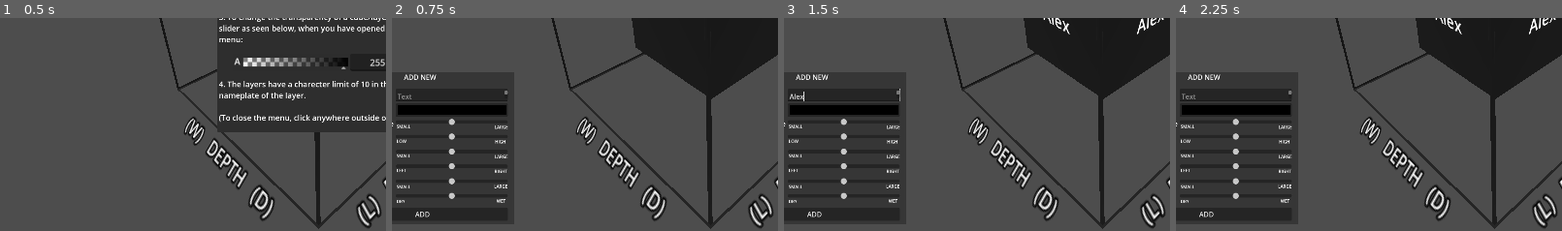
Above: before the commit, frames 1-4 (left to right).
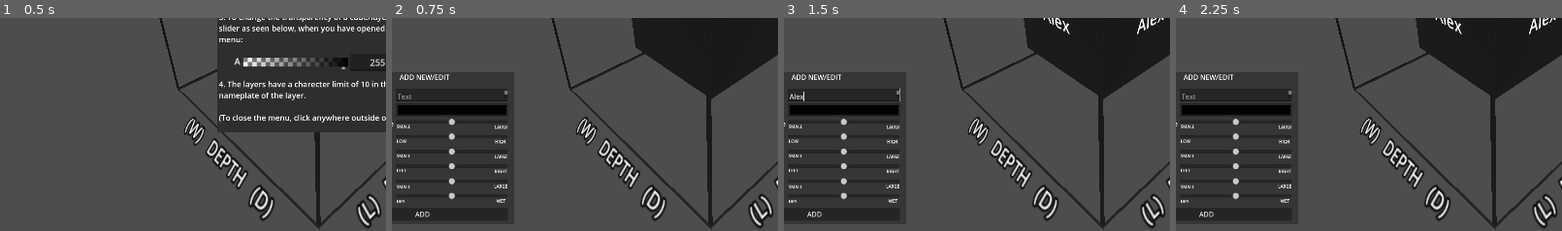
Above: after the commit, the same moments.

Repository: Maxi0272/DDU-eksamen
Game: Godot game, scene res://main.tscn
The game is run twice, just before and just after one commit, with the same random seed, the same clock (stepped at 60 frames per second) and the same inputs.
Inputs (mouse positions are % of the whole screen's width and height, from its top left):
- Up to frame 1 (0.5 s): no input
- Up to frame 2 (0.75 s): click "+ Add new" at 0.5 s
- Up to frame 3 (1.5 s): click (16, 66) at 1.27 s; type "Alex" at 1.35 s
- Up to frame 4 (2.25 s): click "+ Add new" at 2 s
The pictures show only the part of the screen within x 8-58%, y 48-98%; the shares and areas given below are measured in that part.

Frame 1 is identical in both runs. In frame 2, 0.3% of the frame differs, in the area x 2-15%, y 26-30%; in frame 3, 0.3%; in frame 4, 0.3%.

Commit message:
Updated som code added "edit" to new_box
Final web version cleaned up some code and added the word edit to the "new_box" popup

Diff:
--- a/Program/new_box.tscn
+++ b/Program/new_box.tscn
@@ -33,11 +33,11 @@
 
 [node name="add_new_text" type="RichTextLabel" parent="."]
 layout_mode = 0
-offset_left = 164.0
+offset_left = 154.0
 offset_top = -1.0
-offset_right = 246.0
+offset_right = 290.0
 offset_bottom = 39.0
-text = "ADD NEW"
+text = "ADD NEW/EDIT"
 scroll_active = false
 
 [node name="VBoxContainer" type="VBoxContainer" parent="."]
--- a/Program/standard_box.gd
+++ b/Program/standard_box.gd
@@ -42,7 +42,6 @@
 		i.scale = Vector3(50,50,50)
 # Sets the length of the text on box to max 10 charachters and scales up the size of the box to 50
 
-
 	front.position.x = inner_box.size.x /2 +1
 	front.scale.y = inner_box.size.y
 	front.scale.x = inner_box.size.z
@@ -67,18 +66,18 @@
 
 	if Manager.box_info[id]["hidden"] == true:
 		queue_free()
-	else:
-		inner_box.size.y = Manager.box_info[id]["freq_low"]
-		inner_box.position.y = Manager.box_info[id]["freq_high"]
 
-		inner_box.size.x = Manager.box_info[id]["depth_low"]
-		inner_box.position.x = Manager.box_info[id]["depth_high"]
+	inner_box.size.y = Manager.box_info[id]["freq_low"]
+	inner_box.position.y = Manager.box_info[id]["freq_high"]
 
-		inner_box.size.z = Manager.box_info[id]["pan_size"]
-		inner_box.position.z = 100 - Manager.box_info[id]["pan_pos"]
+	inner_box.size.x = Manager.box_info[id]["depth_low"]
+	inner_box.position.x = Manager.box_info[id]["depth_high"]
 
-		clamping()
+	inner_box.size.z = Manager.box_info[id]["pan_size"]
+	inner_box.position.z = 100 - Manager.box_info[id]["pan_pos"]
 
-		inner_box.material_override.albedo_color = Manager.box_info[id]["color"]
+	clamping()
+
+	inner_box.material_override.albedo_color = Manager.box_info[id]["color"]
 #Setting the size of the box by acceseing the dictionary and checking if the box has been deleted by looking up the hidden value
 #  in the dictionary. Also clamping calling the clamping function
Not shown, changed: Web-builds/index.html
Not shown, changed: Web-builds/index.pck
